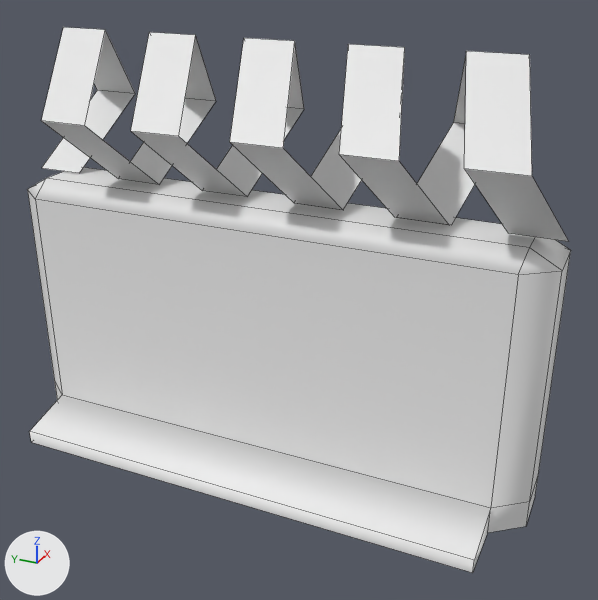
One commit to the OBJ model Assets/Art/Wall.obj: the scene before it, then after it.
Rendered twice from a 50 mm camera at (-419.0, -206.0, 319.0) aimed at (-2.0, -19.0, 110.0). Every picture has the same lights, and +X, +Y and +Z are marked at lower left. Mesh edges are drawn as thin lines. Where no turn or scale is listed for an object, it has been applied to the vertices.

In view in the first picture: 'Wall'.
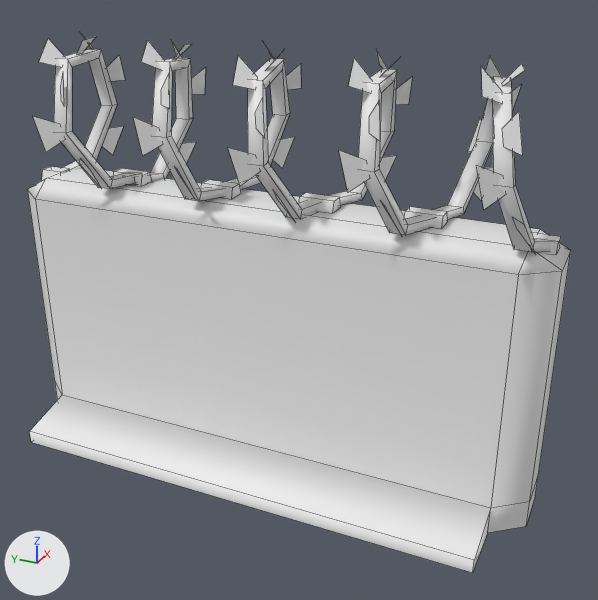
The change, as a diff of the scene's bpy script:
```diff
--- a/Assets/Art/Wall.obj.py
+++ b/Assets/Art/Wall.obj.py
@@ me_wall @@
 # used by ob_wall; location = (0.0, 0.0, 0.0)
-me_wall.from_pydata(...)  # 86 vertices, 51 faces; spans x -65.0..65.0, y -169.0..169.0, z 0.0..261.0
+me_wall.from_pydata(...)  # 424 vertices, 252 faces; spans x -65.0..65.0, y -169.0..169.0, z 0.0..258.0
+# me_wall part 1: the loose piece of 10 vertices spanning x -46.0..46.0, y -107.0..-15.0, z 170.0..261.0 is rebuilt with 32 vertices and now spans x -46.0..45.0, y -100.0..-29.0, z 170.0..246.0
+# me_wall part 2: the loose piece of 10 vertices spanning x -46.0..46.0, y 77.0..169.0, z 170.0..261.0 is rebuilt with 32 vertices and now spans x -44.0..44.0, y 88.0..160.0, z 163.0..246.0
+# me_wall part 3: the loose piece of 10 vertices spanning x -46.0..46.0, y -169.0..-77.0, z 170.0..261.0 is rebuilt with 32 vertices and now spans x -44.0..44.0, y -163.0..-91.0, z 165.0..246.0
+# me_wall part 4: the loose piece of 10 vertices spanning x -46.0..46.0, y 16.0..108.0, z 170.0..261.0 is rebuilt with 32 vertices and now spans x -44.0..42.0, y 27.0..99.0, z 168.0..248.0
+# me_wall part 5: the loose piece of 10 vertices spanning x -46.0..46.0, y -46.0..46.0, z 170.0..261.0 is rebuilt with 32 vertices and now spans x -44.0..44.0, y -36.0..36.0, z 168.0..248.0
+# me_wall part 6
+# 204 vertices are added at x -51.0..52.0, y -164.0..151.0, z 164.0..258.0
+# 16 new vertices lie (0.0, 21.0, 0.0) away from vertices in x -6.0..6.0, y -104.0..86.0, z 170.0..176.0
+# 8 new vertices lie (0.0, 15.0, 0.0) away from vertices in x -6.0..6.0, y -164.0..149.0, z 164.0..171.0
+# 81 new faces join them
```

What differs and where, as boxes (x1, y1, x2, y2) in the pictures (598 x 600 px):
'Wall', reshaped
    before: (27, 27, 571, 573)
    after: (27, 32, 571, 573)
part 1 of me_wall, rebuilt (22% narrower, 8% shorter)
    before: (311, 44, 449, 225)
    after: (327, 69, 435, 235)
part 2 of me_wall, rebuilt (25% narrower, 11% shorter)
    before: (41, 27, 158, 184)
    after: (54, 49, 142, 189)
part 3 of me_wall, rebuilt (21% narrower, 8% shorter)
    before: (417, 51, 569, 242)
    after: (433, 76, 553, 252)
part 4 of me_wall, rebuilt (20% narrower, 13% shorter)
    before: (130, 32, 247, 197)
    after: (132, 58, 225, 201)
part 5 of me_wall, rebuilt (27% narrower, 6% shorter)
    before: (216, 38, 343, 210)
    after: (226, 58, 319, 219)
part 6 of me_wall, added
    after: (33, 32, 561, 255)
